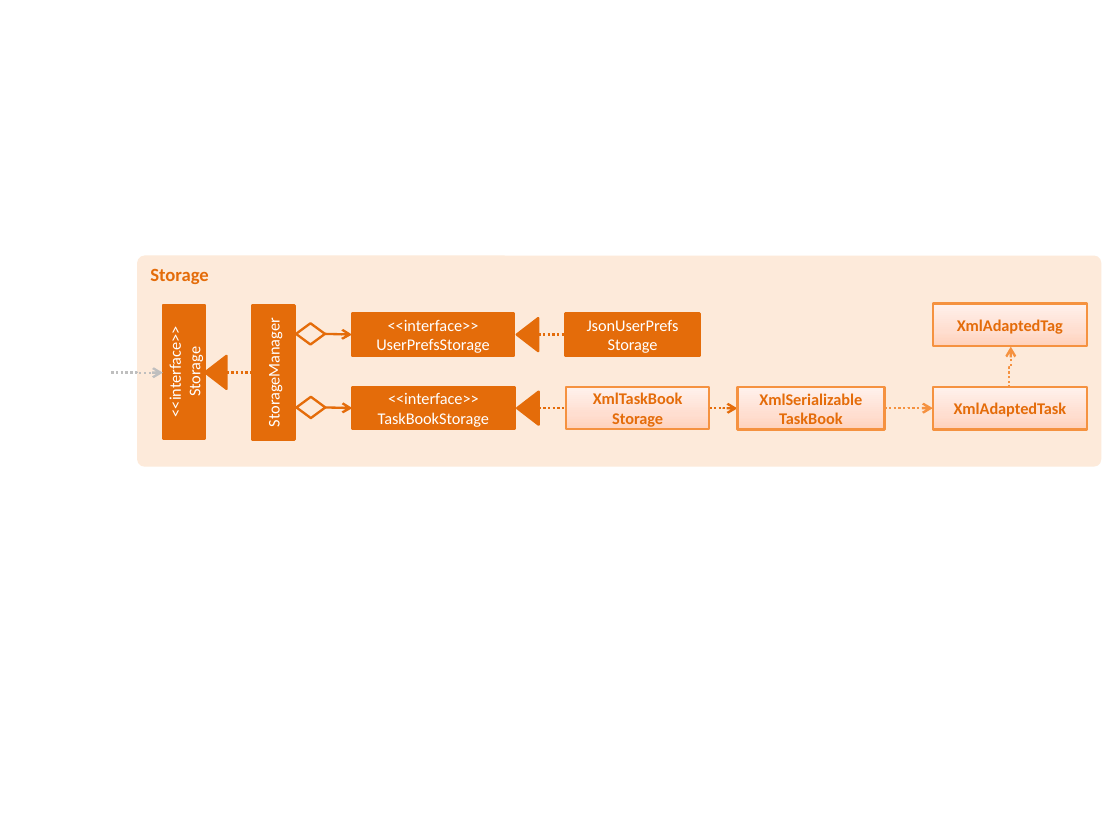
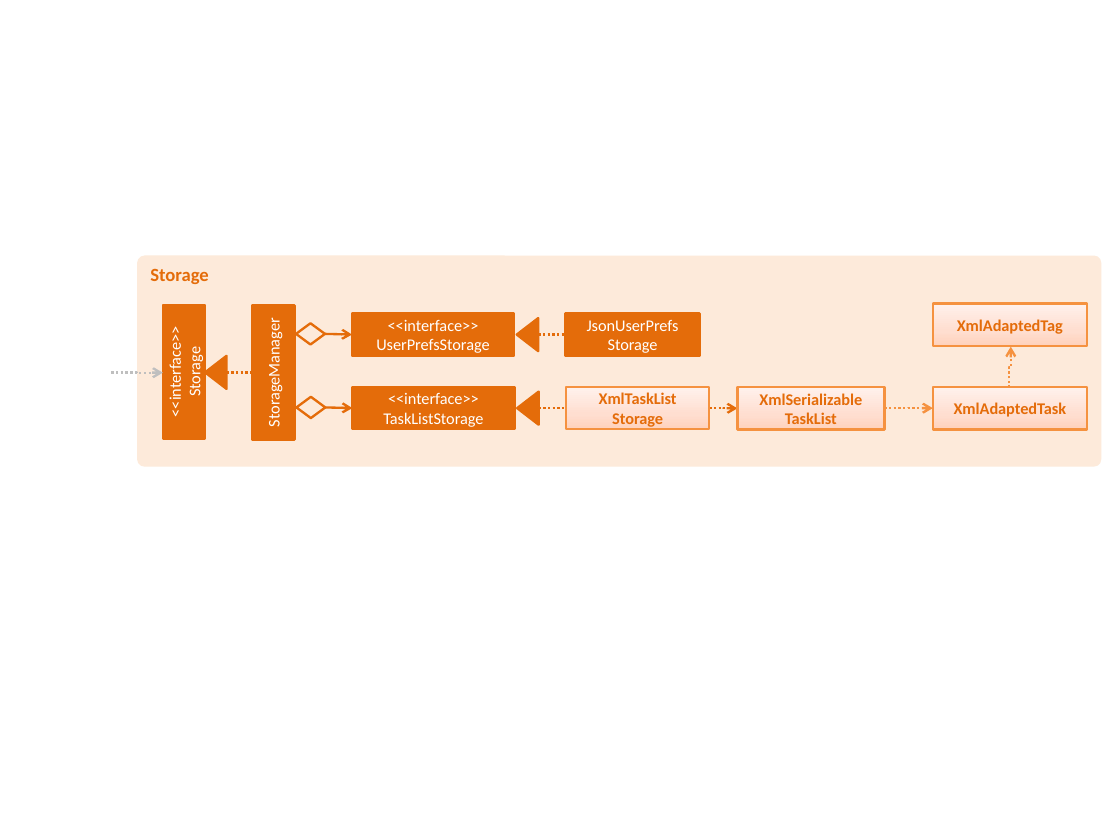
Before and after one commit to yogamurti/main, a slide deck: slide 1 of docs/diagrams/StorageComponentClassDiagram.pptx. Drawn at 1120x840 pixels with LibreOffice and Linux fonts; fonts in the diff are those of the drawing. Boxes give left, top, right and bottom in pixels: in the first picture for what was removed or moved away, otherwise in the second. Text is boxed around its words. In the diff, an @@ line names an element or a change of style, - is before the commit and + after.

Commit message:
Rename TaskBook to TaskList

```diff
--- a/docs/diagrams/StorageComponentClassDiagram.pptx
+++ b/docs/diagrams/StorageComponentClassDiagram.pptx
@@ text in rectangle at (383, 393, 483, 427): text changed @@
-<<interface>>
-TaskBookStorage
+<<interface>>
+TaskListStorage
@@ text in rectangle at (599, 392, 677, 429): text changed @@
-XmlTaskBook
-Storage
+XmlTaskList
+Storage
@@ text in rectangle at (759, 393, 862, 429): text changed @@
-XmlSerializable
-TaskBook
+XmlSerializable
+TaskList
```
Also in this commit, not shown: 7 other files.
